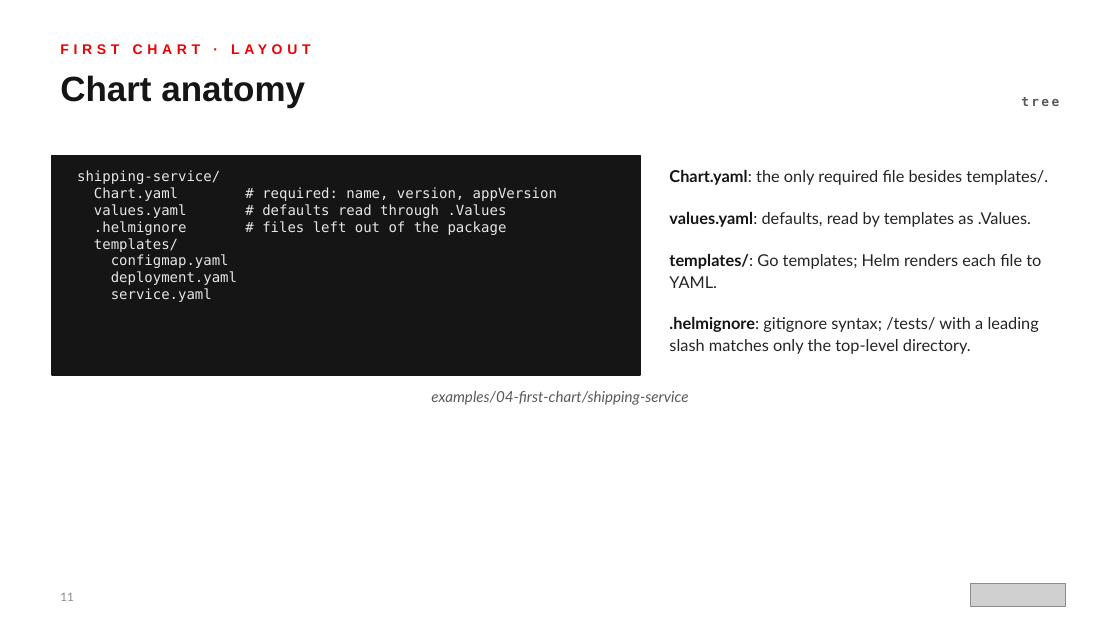
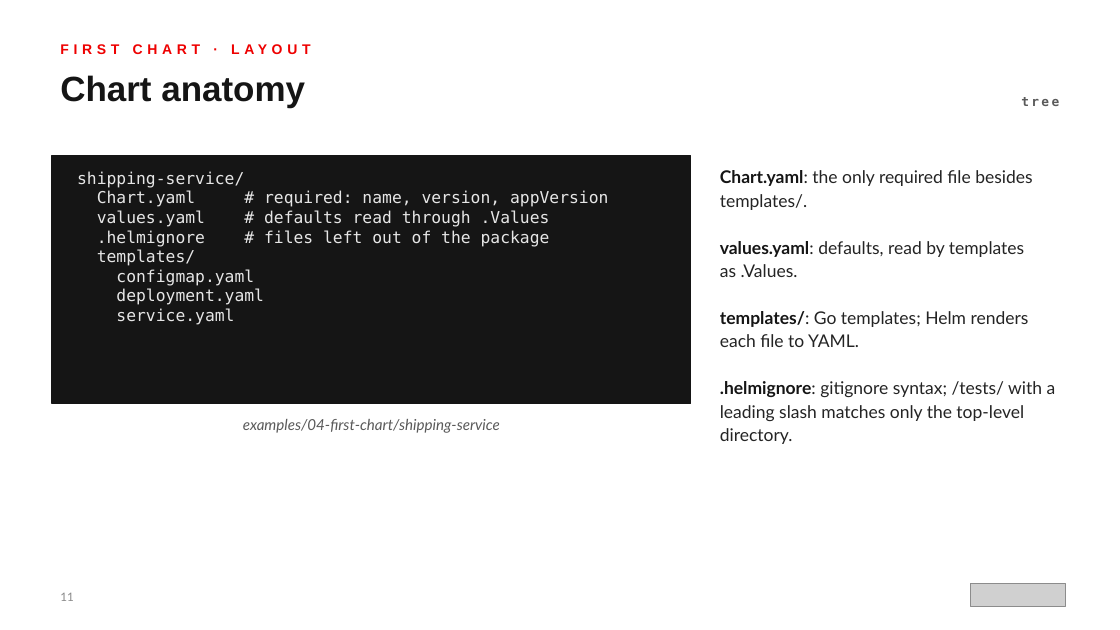
Before and after one commit to patterncatalyst/helm-for-developers, a slide deck: slide 11 of presentation/helm-101/Helm-101-r1.0.pptx. Drawn at 1120x630 pixels with LibreOffice and Linux fonts; fonts in the diff are those of the drawing; grey boxes stand for pictures. Boxes give left, top, right and bottom in pixels: in the first picture for what was removed or moved away, otherwise in the second. Text is boxed around its words. In the diff, an @@ line names an element or a change of style, - is before the commit and + after.

Commit message:
style(r1.0): Helm 101 deck voice pass and readability polish with Red Hat fonts

```diff
--- a/presentation/helm-101/Helm-101-r1.0.pptx
+++ b/presentation/helm-101/Helm-101-r1.0.pptx
@@ rectangle: place and size @@
-rectangle at bbox=[52, 155, 640, 375]
+rectangle at bbox=[52, 155, 691, 404]
@@ text "shipping-service/ Chart.yaml # required: name, ..." at bbox=[77, 171, 608, 325]: size 12 to 14 pt @@
@@ text "Chart.yaml: the only required file ...": place and size @@
-text "Chart.yaml: the only required file ..." at bbox=[669, 170, 1048, 354]
+text "Chart.yaml: the only required file ..." at bbox=[720, 170, 1056, 444]
@@ text "Chart.yaml: the only required file ..." at bbox=[720, 170, 1056, 444]: size 14 to 15 pt; more space between paragraphs @@
@@ text "examples/04-first-chart/shipping-service": place and size @@
-text "examples/04-first-chart/shipping-service" at bbox=[431, 391, 688, 405]
+text "examples/04-first-chart/shipping-service" at bbox=[243, 419, 500, 433]
```
Also in this commit, not shown: 21 other slides changed, 2 other files.
